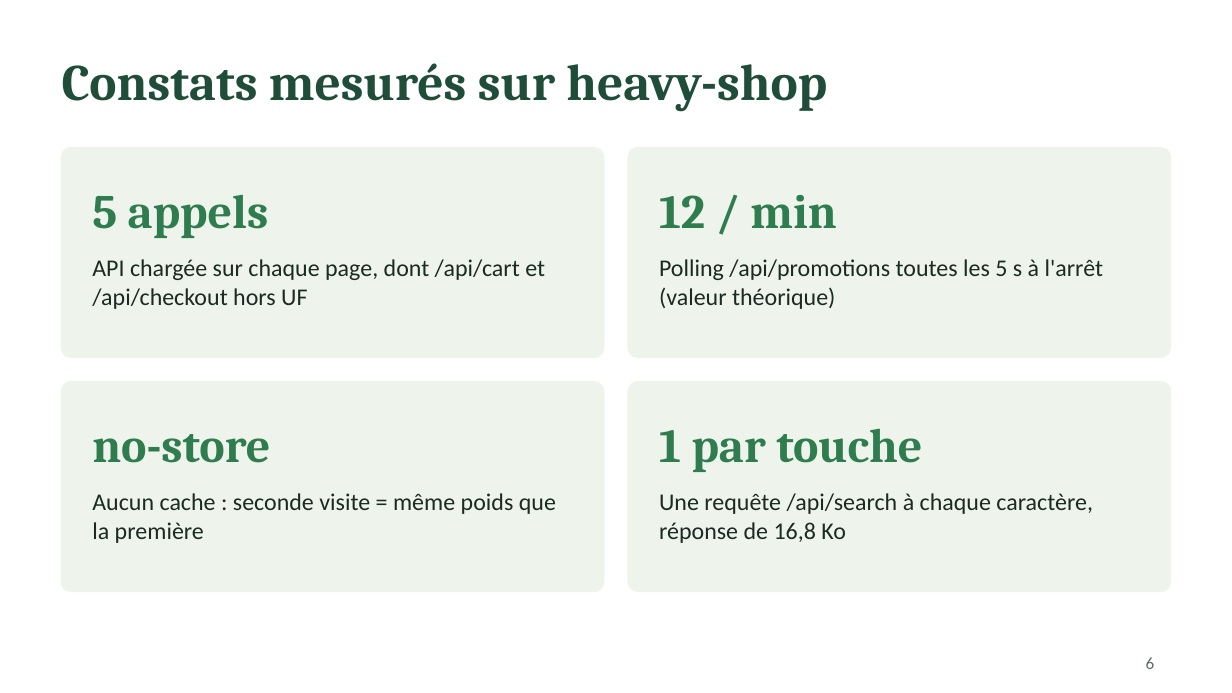
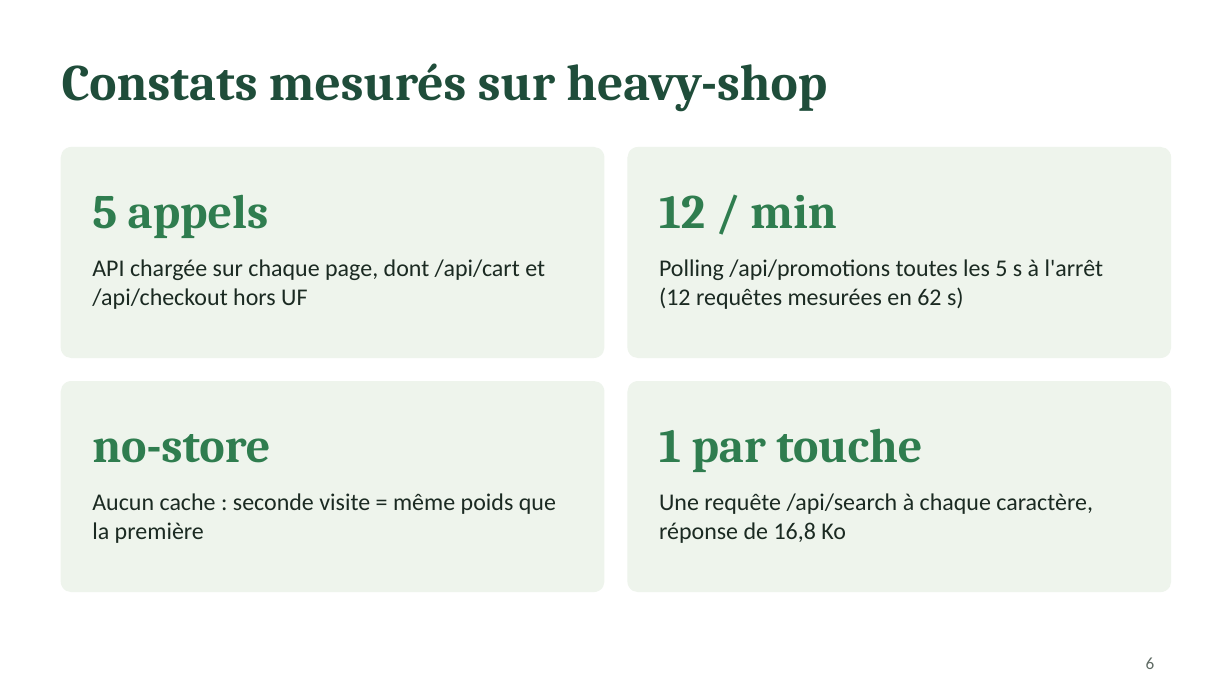
Before and after one commit to tuirz/eco-training-starter, a slide deck: slide 6 of heavy-shop/docs/plan-action-6-mois.pptx. Drawn at 1232x693 pixels with LibreOffice and Linux fonts; fonts in the diff are those of the drawing. Boxes give left, top, right and bottom in pixels: in the first picture for what was removed or moved away, otherwise in the second. Text is boxed around its words. In the diff, an @@ line names an element or a change of style, - is before the commit and + after.

Commit message:
docs: confirme le polling mesuré (12 requêtes/min) dans le backlog, la cartographie et les slides

```diff
--- a/heavy-shop/docs/plan-action-6-mois.pptx
+++ b/heavy-shop/docs/plan-action-6-mois.pptx
@@ text at bbox=[659, 259, 1104, 309]: text changed @@
-Polling /api/promotions toutes les 5 s à l'arrêt (valeur théorique)
+Polling /api/promotions toutes les 5 s à l'arrêt (12 requêtes mesurées en 62 s)
```
Also in this commit, not shown: 1 other slide changed, 2 other files.
